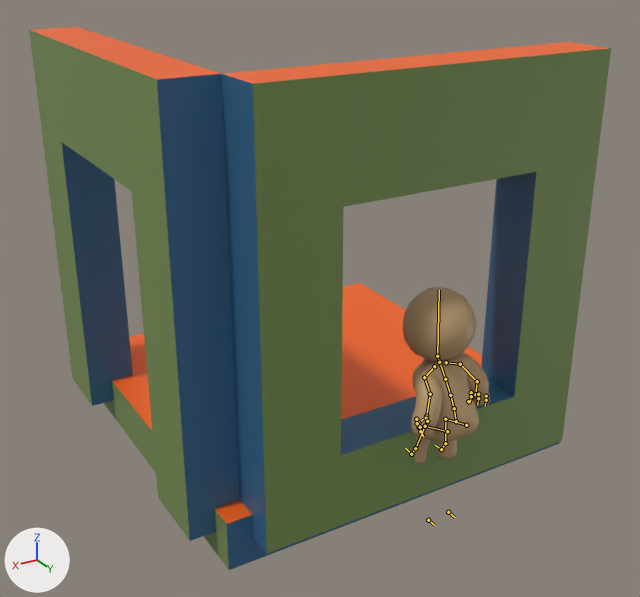
Two versions of the Blender file mods/puggos_world/sandbox/animations/character/oneshot_step_up/blend/oneshot_step_up.blend, one commit apart.
Before and after are seen from a 50 mm camera at (4.6, 5.29, 5.3) aimed at (0.24, -1.97, 1.67). Lighting does not change. The marker at lower left points along +X, +Y and +Z. Both versions are drawn at frame 27 of the action 'oneshot_step_up'; the numbers are the values there. The bones that bend it are drawn over the model as lines.

Names of what the first picture shows: 'Character', 'Door-4-col', 'Floor-col', 'Window-4-col'.
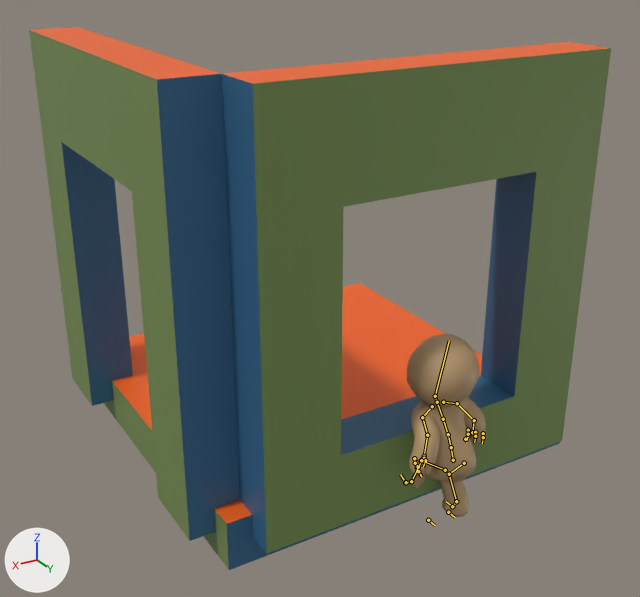
Commit message: Fixed the step-up/climb-up animations.

Where the change shows, as pixel boxes (x1, y1, x2, y2) in the pictures (640 x 597 px):
'Character', posed: before (403, 287, 490, 465); after (407, 334, 486, 517)
bone 'Spine_1', root to tip: before (456, 421) to (454, 408); after (453, 460) to (451, 447)

The change in detail:
Bone 'Spine_1' (bone_spine_1) moves from (0.0, 0.395, 0.0) to (0.0, -0.016, 0.0).
Bone 'Heel_Controller_R' (bone_heel_controller_r) moves from (0.0, 0.261, -0.619) to (0.0, 0.048, -0.096).
Bone 'Heel_Controller_L' (bone_heel_controller_l) moves from (0.06, 0.334, -0.619) to (0.077, 0.394, -0.224).
Bone 'Heel_Controller_L' (bone_heel_controller_l) turns from (-5, 0, 0) to (-24, 0, 0) degrees about its own x, y and z.
